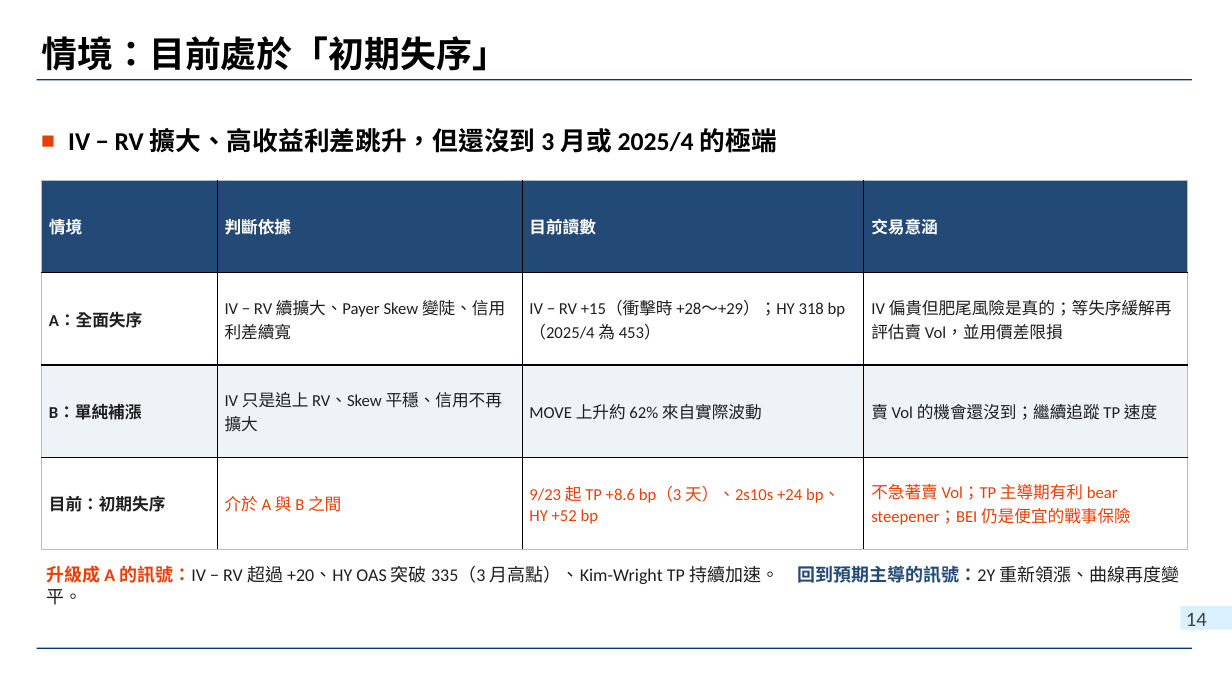
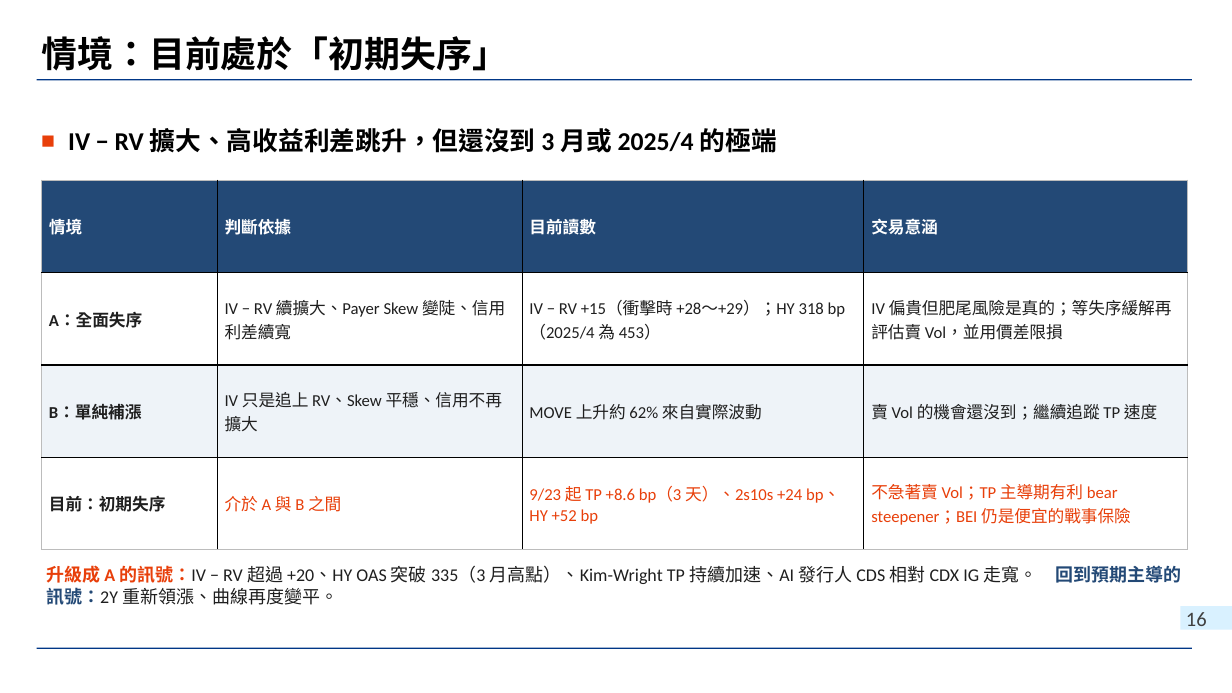
Before and after one commit to wlinoxox/US-Bond-Vol, a slide deck: slide 16 of slides/2026-10-03_us-treasury-vol-regime-change.pptx (slide 14 before the commit). Drawn at 1232x693 pixels with LibreOffice and Linux fonts; fonts in the diff are those of the drawing; background and template pictures are left out. Boxes give left, top, right and bottom in pixels: in the first picture for what was removed or moved away, otherwise in the second. Text is boxed around its words. In the diff, an @@ line names an element or a change of style, - is before the commit and + after.

```diff
--- a/slides/2026-10-03_us-treasury-vol-regime-change.pptx
+++ b/slides/2026-10-03_us-treasury-vol-regime-change.pptx
@@ text at box(46, 565, 1037, 605): text changed @@
-升級成 A 的訊號：IV − RV 超過 +20、HY OAS 突破 335（3 月高點）、Kim-Wright TP 持續加速。 回到預期主導的訊號：2Y 重新領漲、曲線再度變平。
+升級成 A 的訊號：IV − RV 超過 +20、HY OAS 突破 335（3 月高點）、Kim-Wright TP 持續加速、AI 發行人 CDS 相對 CDX IG 走寬。 回到預期主導的訊號：2Y 重新領漲、曲線再度變平。
@@ page number at box(1186, 612, 1207, 626): text changed @@
-14
+16
```
Also in this commit, not shown: 5 other slides changed, 2 slides added, 3 other files.
